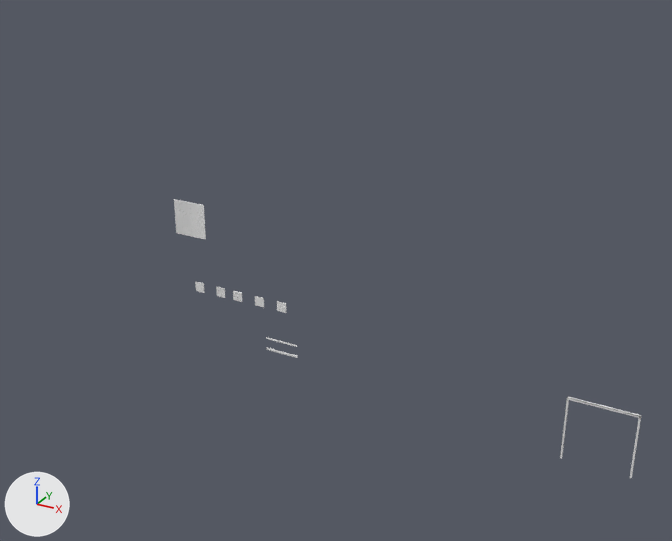
Renders of the Blender file generator/Rozwierana/rozwierana3.blend from each side of a commit.
The view is the same before and after, from a camera (50 mm lens) standing at (10.3, -26.8, 22.1) and looking at (-4.8, 0.6, 8.4). Lighting does not change. The marker at lower left points along +X, +Y and +Z.
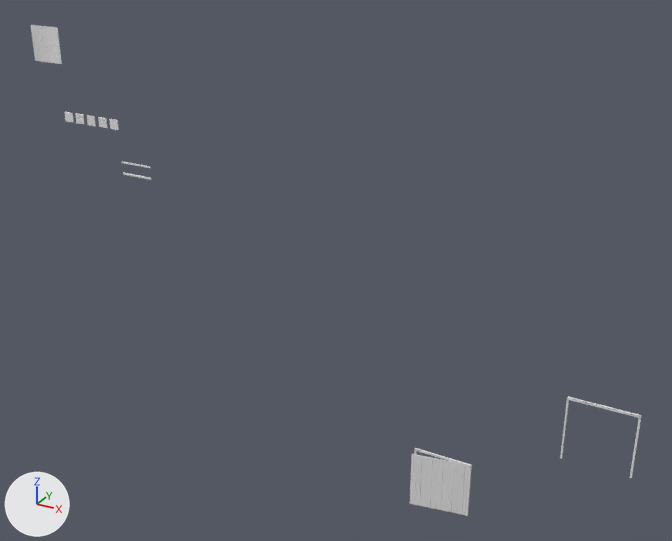
Commit message: działa w końcu rozwierana jak treba poprawienie w roletowej elementu starowego

Pixel boxes [x1, y1, x2, y2] of what changed, in the pictures (672 x 541 px):
'brama-uchylna', added: after [410, 454, 471, 515]
'Cube.005', moved: before [174, 199, 206, 240]; after [31, 25, 62, 64]
'szyny', added: after [414, 448, 472, 516]
'Cube.002', moved: before [277, 301, 286, 313]; after [98, 117, 107, 128]
'Cube.004', moved: before [195, 282, 205, 293]; after [109, 119, 119, 130]
'Cube', moved: before [255, 296, 264, 307]; after [65, 112, 74, 123]
'Cube.001', moved: before [233, 291, 242, 302]; after [75, 113, 84, 124]
'Cube.003', moved: before [216, 286, 225, 298]; after [87, 115, 96, 126]
'seg2', moved: before [266, 348, 298, 358]; after [123, 172, 151, 180]
'seg1', moved: before [266, 337, 297, 347]; after [122, 161, 150, 168]

The change, as a diff of the scene's bpy script:
```diff
--- a/generator/Rozwierana/rozwierana3.blend.py
+++ b/generator/Rozwierana/rozwierana3.blend.py
@@ me_cube_199 @@
+me_cube_199.from_pydata(...)  # 900 vertices, 522 faces; spans x -2.22..0.0, y -0.4..0.0, z -1.11..1.11
@@ ob_cube @@
 ob_cube = bpy.data.objects.new('Cube', me_cube)
-ob_cube.location = (-7.79, 0.0, 6.69)
+ob_cube.location = (-16.74, 0.19, 12.74)
 ob_cube.scale = (1.0, 0.075, 1.0)
@@ ob_cube_002 @@
 ob_cube_002 = bpy.data.objects.new('Cube.002', me_cube_148)
-ob_cube_002.location = (-6.79, 0.0, 6.69)
+ob_cube_002.location = (-14.98, 0.19, 12.74)
 ob_cube_002.scale = (1.0, 0.075, 1.0)
@@ ob_cube_001 @@
 ob_cube_001 = bpy.data.objects.new('Cube.001', me_cube_149)
-ob_cube_001.location = (-8.79, 0.0, 6.69)
+ob_cube_001.location = (-16.17, 0.19, 12.74)
 ob_cube_001.scale = (1.0, 0.075, 1.0)
@@ ob_cube_003 @@
 ob_cube_003 = bpy.data.objects.new('Cube.003', me_cube_037)
-ob_cube_003.location = (-9.59, 0.0, 6.69)
+ob_cube_003.location = (-15.58, 0.19, 12.74)
 ob_cube_003.scale = (1.0, 0.075, 1.0)
@@ ob_cube_005 @@
 ob_cube_005 = bpy.data.objects.new('Cube.005', me_cube_042)
-ob_cube_005.location = (-10.85, -0.02, 9.5)
+ob_cube_005.location = (-17.49, 0.17, 15.55)
@@ ob_seg1 @@
 ob_seg1 = bpy.data.objects.new('seg1', me_cube_002)
-ob_seg1.location = (-6.83, 0.0, 5.19)
+ob_seg1.location = (-13.47, 0.18, 11.24)
 ob_seg1.scale = (0.7, 0.00622, 0.0385)
@@ ob_seg2 @@
 ob_seg2 = bpy.data.objects.new('seg2', me_cube_006)
-ob_seg2.location = (-6.83, 0.0, 4.73)
+ob_seg2.location = (-13.47, 0.19, 10.78)
 ob_seg2.scale = (0.7, 0.00819, 0.05)
@@ ob_cube_004 @@
 ob_cube_004 = bpy.data.objects.new('Cube.004', me_cube_001)
-ob_cube_004.location = (-10.59, 0.0, 6.69)
+ob_cube_004.location = (-14.41, 0.19, 12.74)
 ob_cube_004.scale = (1.0, 0.075, 1.0)
@@ ob_szyny @@
+ob_szyny = bpy.data.objects.new('szyny', me_cube_077)
+ob_szyny.location = (0.0, 0.0, 1.11)
+ob_szyny.scale = (0.925, 1.0, 0.925)
@@ ob_brama_uchylna @@
+ob_brama_uchylna = bpy.data.objects.new('brama-uchylna', me_cube_199)
+ob_brama_uchylna.location = (1.11, 0.01, 1.11)
+ob_brama_uchylna.rotation_euler = (0.0, 0.0, 0.175)  # degrees (0, 0, 10)
+ob_brama_uchylna.scale = (1.0, 0.075, 1.0)
```
